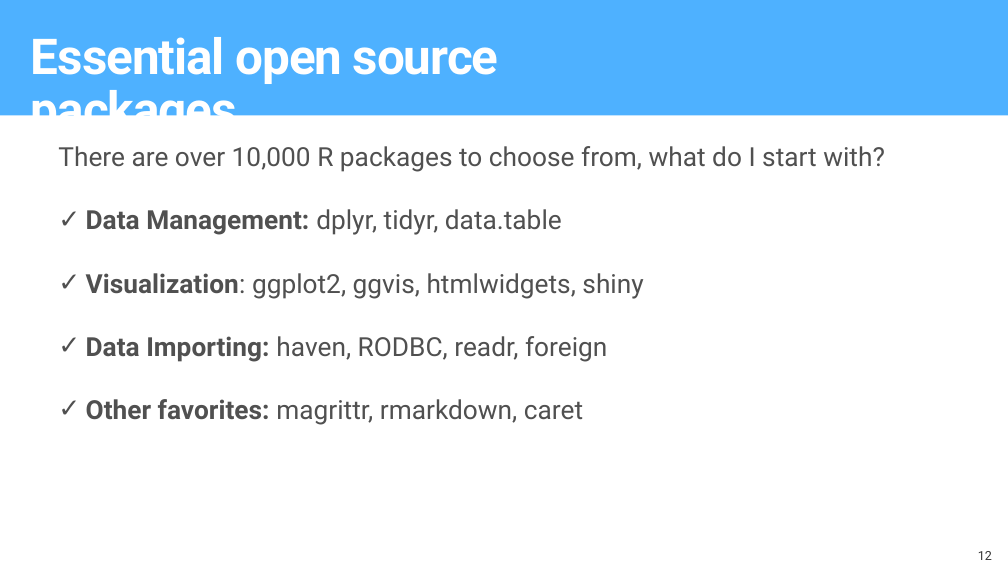
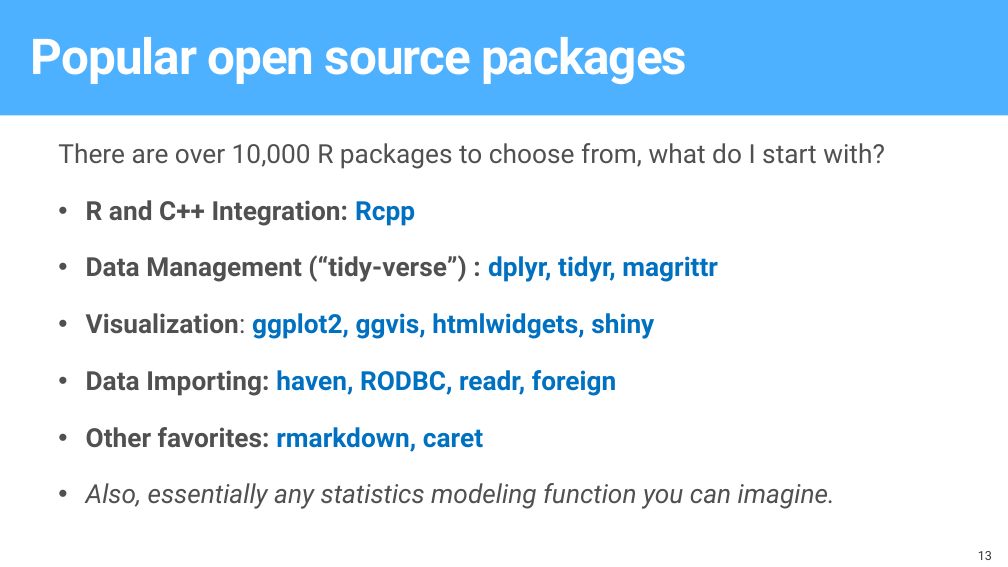
Before and after one commit to microsoft/AI-Immersion-Workshop, a slide deck: slide 13 of Applied Machine Learning for Developers/R server Tools for scaling R using Azure/docs/ToolsForScalingRUsingAzure.pptx (slide 12 before the commit). Drawn at 1008x567 pixels with LibreOffice and Linux fonts; fonts in the diff are those of the drawing; background and template pictures are left out. Boxes give left, top, right and bottom in pixels: in the first picture for what was removed or moved away, otherwise in the second. Text is boxed around its words. In the diff, an @@ line names an element or a change of style, - is before the commit and + after.

Commit message:
Extended readme, with windows shell alternatives. Also slide deck edit

```diff
--- a/Applied Machine Learning for Developers/R server Tools for scaling R using Azure/docs/ToolsForScalingRUsingAzure.pptx
+++ b/Applied Machine Learning for Developers/R server Tools for scaling R using Azure/docs/ToolsForScalingRUsingAzure.pptx
@@ text at (31, 37, 687, 84): text changed @@
-Essential open source packages
+Popular open source packages
@@ text at (58, 143, 885, 396): text colour #505050 to #0070C0, bold on in "ggplot2, ggvis, htmlwidgets, shiny", "haven, RODBC, readr, foreign"; line spacing 1 to 0.9; bullet ✓ to • @@
@@ text at (86, 200, 718, 282): text changed; bold on @@
-✓ Data Management: dplyr, tidyr, data.table
+• R and C++ Integration: Rcpp
+• Data Management (“tidy-verse”) : dplyr, tidyr, magrittr
@@ text at (86, 427, 835, 509): text changed; italic on @@
-✓ Other favorites: magrittr, rmarkdown, caret
+• Other favorites: rmarkdown, caret
+• Also, essentially any statistics modeling function you can imagine.
@@ page number at (978, 551, 992, 560): text changed @@
-12
+13
```
Also in this commit, not shown: 11 other slides changed, 3 slides added, 3 other files.
